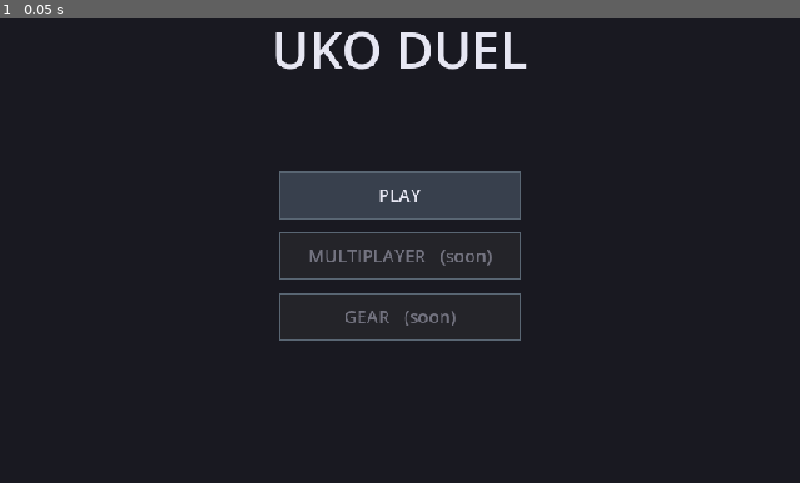
Above: before the commit, frame 1.
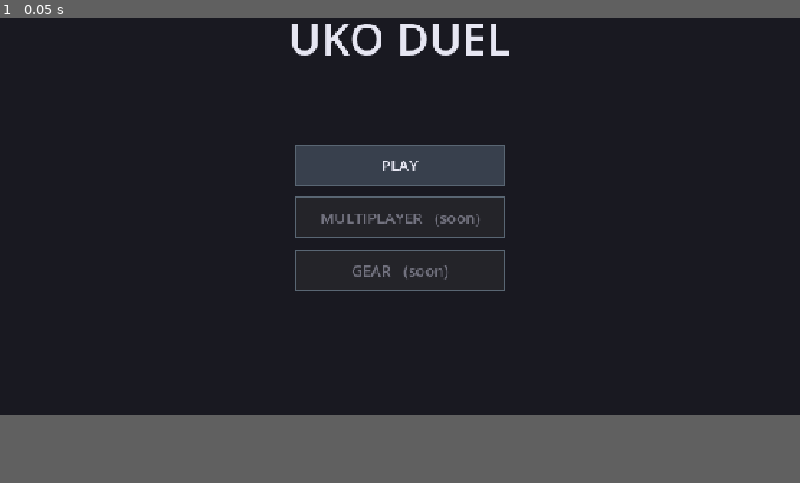
Above: after the commit, the same moment.

Repository: Chibuzu/UKO
Game: Godot game, scene res://MainMenu.tscn
Same seed, same stepped clock (60 frames per second), same inputs: the game is played once before the commit and once after it.
Inputs:
- Up to frame 1 (0.05 s): no input
In our replay, the window is 800x518 before the commit and 800x450 after it. These sizes can differ from the game's own. Grey fills any space a smaller window leaves; there, only what the larger window draws over its background counts as a difference.

The runs differ from the first frame. In frame 1, 6.6% of the frame differs, in the area x 34-66%, y 1-70%.
Error before the commit: Parse Error: Cannot infer the type of "want_guard" variable because the value doesn't have a set type. (res://Scripts/Core/Resolver.gd:225)

Commit message:
AI difficulty

Diff:
--- a/Scripts/Core/AI.gd
+++ b/Scripts/Core/AI.gd
@@ -29,7 +29,7 @@
 		Difficulty.CHALLENGING:
 			return ChallengingAI.choose_sequence(me, foe, grid, spells)
 		Difficulty.HARD, Difficulty.EXTREME:
-			return ChallengingAI.choose_sequence(me, foe, grid, spells)  # TODO: stronger brains
+			return HardAI.choose_sequence(me, foe, grid, spells)
 		_:
 			return StubOpponent.choose_sequence(me, foe, grid, spells)
 
--- a/Scripts/Core/GameController.gd
+++ b/Scripts/Core/GameController.gd
@@ -298,13 +298,13 @@
 # time too rather than let the player queue an action that gets voided.
 func _conflicts_with_plan(action: Dictionary) -> bool:
 	var id: String = action.get("id", "")
-	var adding_guard := Config.def(id).get("category", "") == "guard"
+	var adding_guard: bool = Config.def(id).get("category", "") == "guard"
 	var adding_ng := Config.is_spell(id) and bool(Config.def(id).get("no_guard_combo", false))
 	if not adding_guard and not adding_ng:
 		return false
 	for prev in seq:
 		var pid: String = prev.get("id", "")
-		var prev_guard := Config.def(pid).get("category", "") == "guard"
+		var prev_guard: bool = Config.def(pid).get("category", "") == "guard"
 		var prev_ng := Config.is_spell(pid) and bool(Config.def(pid).get("no_guard_combo", false))
 		if (adding_guard and prev_ng) or (adding_ng and prev_guard):
 			return true
--- /dev/null
+++ b/Scripts/Core/HardAI.gd
@@ -0,0 +1,110 @@
+# HardAI.gd
+# The "Hard" brain. Where Challenging best-responds to ONE assumed enemy move,
+# Hard models a DISTRIBUTION over the foe's plausible moves and maximises its
+# EXPECTED score across that distribution -- so it can't be exploited by a foe
+# who simply doesn't play the move Challenging assumed.
+#
+# Pipeline (all combat goes through the real Resolver, reusing ChallengingAI's
+# candidate generator and scorer -- no duplicated rules math):
+#   1. Enumerate the foe's plausible sequences (ChallengingAI._candidates, run
+#      from the foe's side).
+#   2. Score each FROM THE FOE'S SIDE vs my likely (Stub) move -- depth 1, no
+#      regress.
+#   3. Turn those scores into a probability distribution with a numerically
+#      stable, HIGH-temperature softmax (broad hedging; a foe move that WINS
+#      still dominates, as it should -- assume a kill gets taken).
+#   4. Keep the top-K most-likely foe moves (perf) and renormalise.
+#   5. For each of MY candidate sequences, compute the EXPECTED score over that
+#      distribution and pick the argmax. Loss-aversion already lives in
+#      W_TAKE > W_DEAL, so this is pure expected value -- no extra risk term.
+#   6. Floor: never play below Challenging's own pick (evaluated in expectation).
+#
+# Difficulty axis: TEMP is the dial. EXTREME (later) replaces step 3-5 with a
+# full payoff-matrix solve (minimax/Nash); the matrix is exactly the by-product
+# of the inner loop here.
+class_name HardAI
+extends RefCounted
+
+const TEMP := 15.0   # softmax temperature. HIGH = hedge broadly across foe moves. [tune]
+const TOP_K := 12    # how many most-likely foe moves to keep for the expectation. [perf/tune]
+const DEBUG := false # print the foe distribution + chosen line (in-engine verification)
+
+static func choose_sequence(me: Combatant, foe: Combatant, grid: Grid, spells: Array) -> Array:
+	# My assumed move -- used (depth 1) to judge how good each foe move is FOR THE FOE.
+	var my_stub: Array = StubOpponent.choose_sequence(me, foe, grid, spells)
+
+	# 1-2: enumerate the foe's plausible sequences, score each from the foe's side.
+	var scored: Array = []     # entries: { "seq": Array, "q": float, "p": float }
+	for fseq in ChallengingAI._candidates(foe, me, grid):
+		if fseq.is_empty():
+			continue
+		scored.append({"seq": fseq, "q": _foe_score(foe, me, grid, fseq, my_stub)})
+	if scored.is_empty():
+		return ChallengingAI.choose_sequence(me, foe, grid, spells)   # nothing to model; defer
+
+	# 3: numerically stable high-temperature softmax over foe quality.
+	var qmax := -INF
+	for e in scored:
+		qmax = maxf(qmax, float(e["q"]))
+	var z := 0.0
+	for e in scored:
+		e["p"] = exp((float(e["q"]) - qmax) / TEMP)   # subtract max -> no overflow with +-W_WIN
+		z += float(e["p"])
+	for e in scored:
+		e["p"] = float(e["p"]) / z
+
+	# 4: keep the top-K most-likely foe moves, renormalise.
+	scored.sort_custom(func(x, y): return float(x["p"]) > float(y["p"]))
+	if scored.size() > TOP_K:
+		scored = scored.slice(0, TOP_K)
+	var zk := 0.0
+	for e in scored:
+		zk += float(e["p"])
+	for e in scored:
+		e["p"] = float(e["p"]) / zk
+
+	# 5: expected-score argmax over MY candidates. Challenging's pick is the floor.
+	var best: Array = ChallengingAI.choose_sequence(me, foe, grid, spells)
+	var best_exp := _expected(me, foe, grid, best, scored)
+	for my_seq in ChallengingAI._candidates(me, foe, grid):
+		if my_seq.is_empty():
+			continue
+		var ex := _expected(me, foe, grid, my_seq, scored)
+		if ex > best_exp:
+			best_exp = ex
+			best = my_seq
+
+	if DEBUG:
+		_dump(scored, best, best_exp)
+	return best
+
+# Expected score of my_seq over the foe distribution. Reuses ChallengingAI._score
+# (my perspective; its internal resolve keeps the live A=foe / B=me order).
+static func _expected(me: Combatant, foe: Combatant, grid: Grid, my_seq: Array, dist: Array) -> float:
+	var s := 0.0
+	for e in dist:
+		s += float(e["p"]) * ChallengingAI._score(me, foe, grid, my_seq, e["seq"])
+	return s
+
+# Score a foe sequence FROM THE FOE'S SIDE, vs my assumed move, using the SAME
+# A=foe / B=me resolve order as the live game so tie-breaks stay correct. Mirrors
+# ChallengingAI._score with the perspective flipped.
+static func _foe_score(foe: Combatant, me: Combatant, grid: Grid, foe_seq: Array, my_seq: Array) -> float:
+	var out := Resolver.resolve(grid, foe, me, foe_seq, my_seq, 0)
+	var foe_after: Combatant = out["a"]
+	var me_after: Combatant = out["b"]
+	var foe_dealt := float(me.hp - me_after.hp)
+	var foe_taken := float(foe.hp - foe_after.hp)
+	var s := foe_dealt * ChallengingAI.W_DEAL - foe_taken * ChallengingAI.W_TAKE
+	match String(out["result"]):
+		"a_wins": s += ChallengingAI.W_WIN
+		"b_wins": s -= ChallengingAI.W_WIN
+	s += float(foe_after.energy + foe_after.mp) * ChallengingAI.W_RES
+	s -= float(Grid.dist(me_after.pos, foe_after.pos)) * ChallengingAI.W_DIST
+	return s
+
+static func _dump(dist: Array, pick: Array, ex: float) -> void:
+	print("[HardAI] modeled foe distribution (top %d):" % dist.size())
+	for e in dist:
+		print("   p=%.3f  q=%.1f  %s" % [float(e["p"]), float(e["q"]), str(e["seq"])])
+	print("[HardAI] pick = %s   E[score] = %.2f" % [str(pick), ex])
--- a/Scripts/Core/Resolver.gd
+++ b/Scripts/Core/Resolver.gd
@@ -222,7 +222,7 @@
 	var seen_no_guard_spell := false
 	for raw in seq:
 		var rid: String = raw.get("id", "")
-		var want_guard := Config.def(rid).get("category", "") == "guard"
+		var want_guard: bool = Config.def(rid).get("category", "") == "guard"
 		var want_ng := Config.is_spell(rid) and bool(Config.def(rid).get("no_guard_combo", false))
 		# Guard and a no-guard-combo spell (DARK BOLT) can't share one turn: the
 		# spell resolves so late that guarding into it would shield nearly the whole
--- a/Scripts/View/MainMenu.gd
+++ b/Scripts/View/MainMenu.gd
@@ -24,7 +24,7 @@
 var _diff_buttons := [
 	{"diff": AI.Difficulty.EASY,        "label": "EASY",        "on": true},
 	{"diff": AI.Difficulty.CHALLENGING, "label": "CHALLENGING", "on": true},
-	{"diff": AI.Difficulty.HARD,        "label": "HARD",        "on": false},
+	{"diff": AI.Difficulty.HARD,        "label": "HARD",        "on": true},
 	{"diff": AI.Difficulty.EXTREME,     "label": "EXTREME",     "on": false},
 	{"diff": -1,                        "label": "BACK",        "on": true},
 ]
--- a/project.godot
+++ b/project.godot
@@ -17,9 +17,8 @@
 
 [display]
 
-window/size/viewport_width=1000
 window/size/window_width_override=1920
-window/size/window_height_override=920
+window/size/window_height_override=1080
 window/stretch/mode="canvas_items"
 
 [physics]
Not shown, added: Scripts/Core/HardAI.gd.uid
